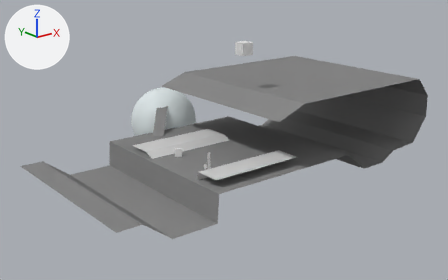
The Blender file Refactor/Data/Models/PlayerController.blend, before and after one commit.
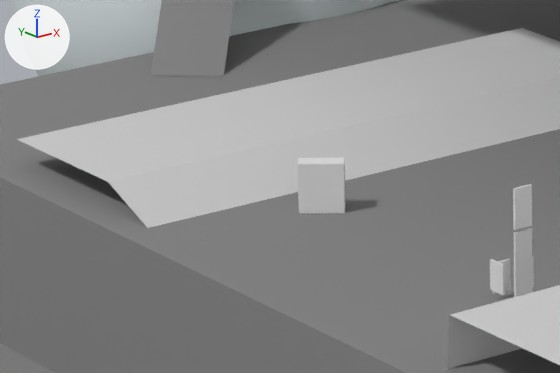
The first picture shows the older version from a camera (50 mm lens) standing at (-66.4, -77.5, 32.4) and looking at (-1.4, 3.7, -0.1). The close-ups show both versions on the part from 29% to 48% of the width and 44% to 65% of the height of that picture; other places that the commit changed are outside them. Lighting does not change. The marker at upper left points along +X, +Y and +Z. Objects named as collision shapes, trigger or cutter boxes, shadow casters or lower levels of detail are left out.

The older version as bpy lines, for what is in view:
```python
me_cube = bpy.data.meshes.new('Cube')
me_cube.from_pydata(...)  # a box spanning x -0.24..0.24, y -0.03..0.03, z -0.88..0.88
me_cube_006 = bpy.data.meshes.new('Cube.006')
me_cube_006.from_pydata(...)  # a box spanning x -0.558..0.558, y -0.251..0.251, z -0.736..0.736
me_plane_002 = bpy.data.meshes.new('Plane.002')
me_plane_002.from_pydata(...)  # 12 vertices, 5 faces; spans x -15.4..15.4, y -29.2..10.8, z 0.0..4.3
me_plane_002.materials.append(mat_testground1)  # grey #888888
ob_forward_sensor = bpy.data.objects.new('Forward_Sensor', me_cube)
ob_forward_sensor.parent = ob_npc_hitbox
ob_forward_sensor.matrix_parent_inverse = Matrix(((1.0, 0.0, 0.0, 13.0), (0.0, 1.0, 0.0, 6.748), (0.0, 0.0, 1.0, -1.0), (0.0, 0.0, 0.0, 1.0)))
ob_forward_sensor.location = (-13.0, -6.321, 0.927)
ob_terminal = bpy.data.objects.new('Terminal', me_cube_006)
ob_terminal.location = (-12.65, 1.38, 0.47)
ob_terminal.rotation_euler = (0.0, 0.0, -0.648)  # degrees (0, 0, -37)
ob_testground_002 = bpy.data.objects.new('TestGround.002', me_plane_002)
ob_testground_002.location = (-22.68, 0.0, -4.4)
ob_testground_002.rotation_euler = (0.0, 0.0, 1.571)  # degrees (0, 0, 90)
# also in view: 'Plane' at (-7.0, 15.3, 1.9); 'Head_Sensor' at (-13.0, -7.2, 2.4); 'Sphere' at (-2.3, 21.4, -0.1); 'TestGround' at (-8.7, -2.4, -0.1)
```
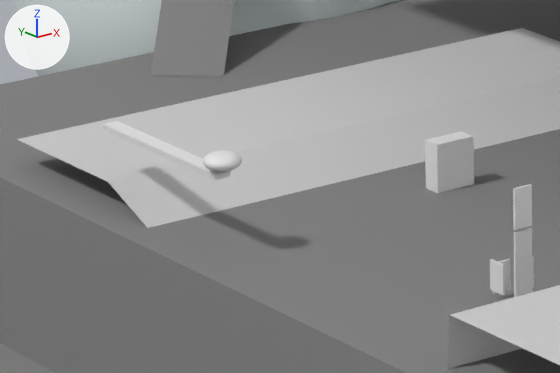
Location of each change, (x1, y1, x2, y2) in pixels of the close-ups (560 x 373 px):
```json
{"object": "Terminal", "change": "moved, turned", "before": [298, 157, 345, 213], "after": [425, 131, 474, 193]}
{"object": "Cube.001", "change": "added", "after": [103, 121, 242, 180]}
```

The change, as JSON lines over the scene's bpy script:
```json
{"op": "add", "block": "me_cube_010", "code": ["me_cube_010 = bpy.data.meshes.new('Cube.010')", "me_cube_010.from_pydata(...)  # a box spanning x -0.21..0.21, y -0.02..4.97, z -0.07..0.07; a UV sphere (32 segments, 16 rings, poles along z) spanning x -0.46..0.46, y -0.46..0.46, z 0.14..0.57"]}
{"op": "set", "path": "ob_terminal.rotation_euler", "old": "(0.0, 0.0, -0.648)", "new": "(0.0, 0.0, 0.0)", "note": "degrees (0, 0, -37) -> degrees (0, 0, 0)"}
{"op": "set", "path": "ob_terminal.location", "old": "(-12.65, 1.38, 0.47)", "new": "(-9.14, 0.9, 0.47)"}
{"op": "add", "block": "ob_cube_001", "code": ["ob_cube_001 = bpy.data.objects.new('Cube.001', me_cube_010)", "ob_cube_001.location = (-16.35, 0.07, 1.95)"]}
```
